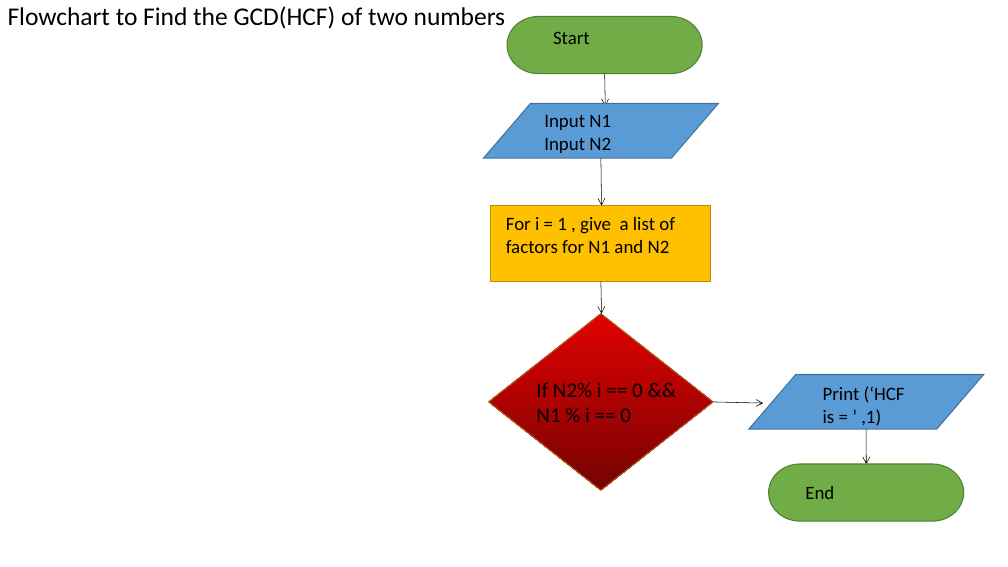
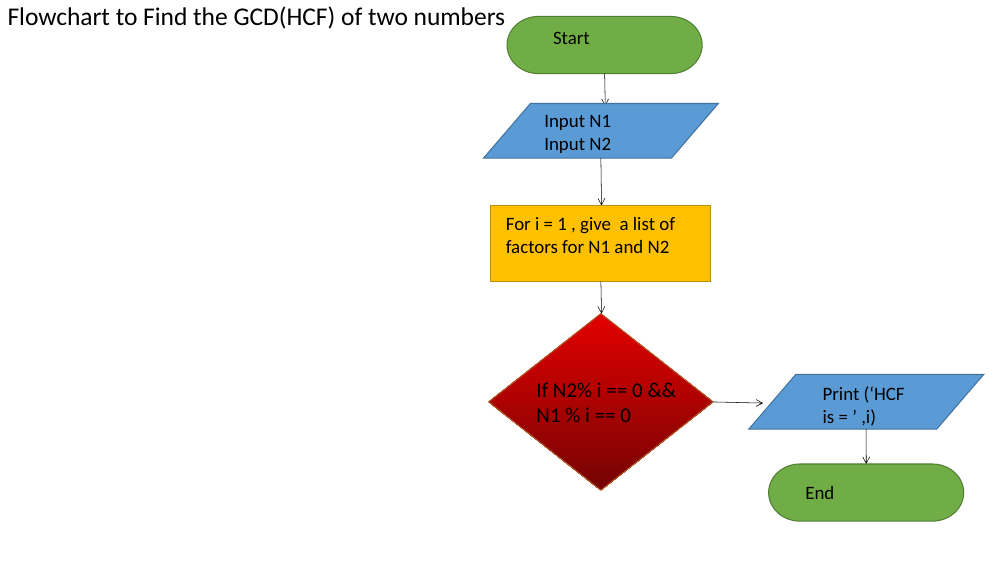
Before and after one commit to ehianeoigiagbepau/ehianeCSC102, a slide deck: slide 11 of EhianeAA1.pptx. Drawn at 1008x567 pixels with LibreOffice and Linux fonts; fonts in the diff are those of the drawing. Boxes give left, top, right and bottom in pixels: in the first picture for what was removed or moved away, otherwise in the second. Text is boxed around its words. In the diff, an @@ line names an element or a change of style, - is before the commit and + after.

```diff
--- a/EhianeAA1.pptx
+++ b/EhianeAA1.pptx
@@ text at [823, 386, 905, 426]: text changed @@
-Print (‘HCF is = ’ ,1)
+Print (‘HCF is = ’ ,i)
```
Also in this commit, not shown: 2 other slides changed, 1 other file.
